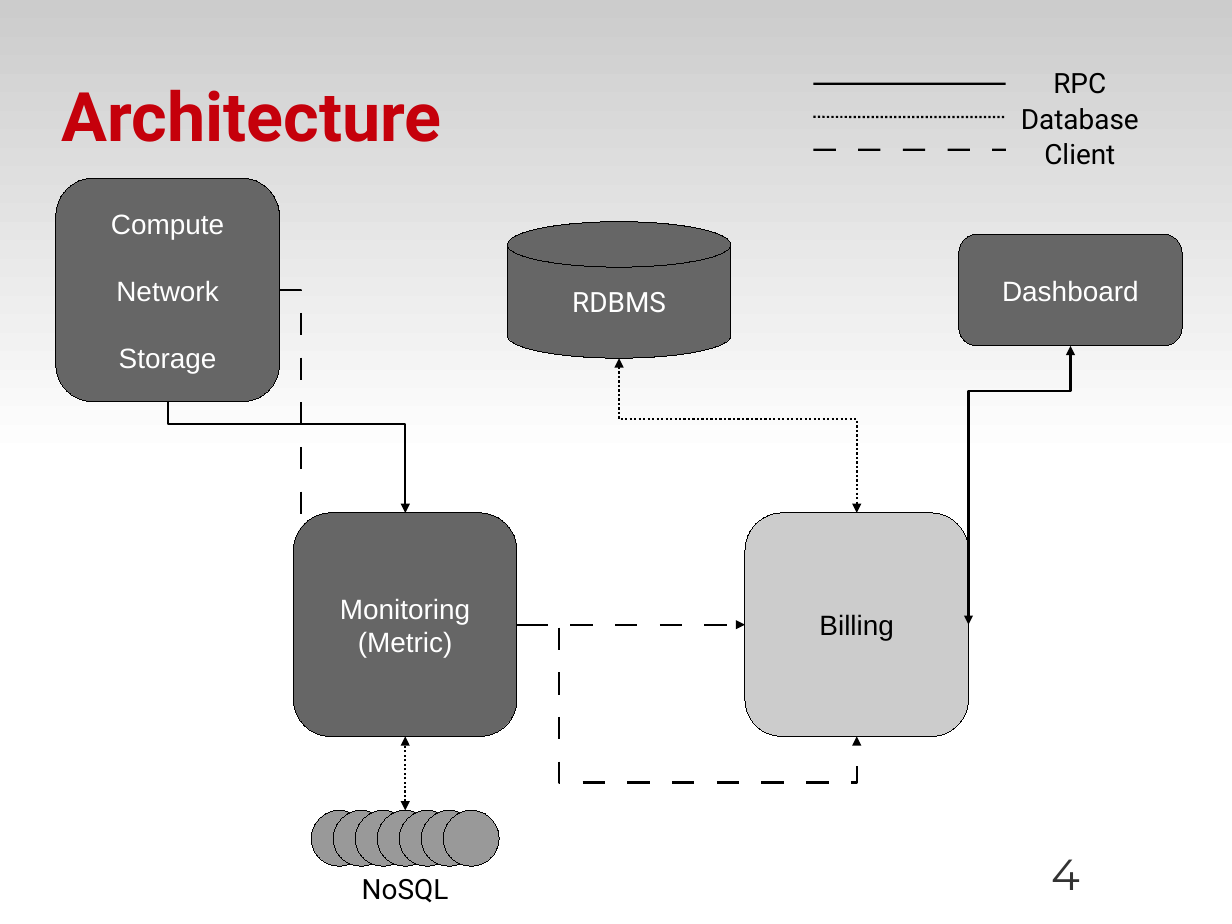
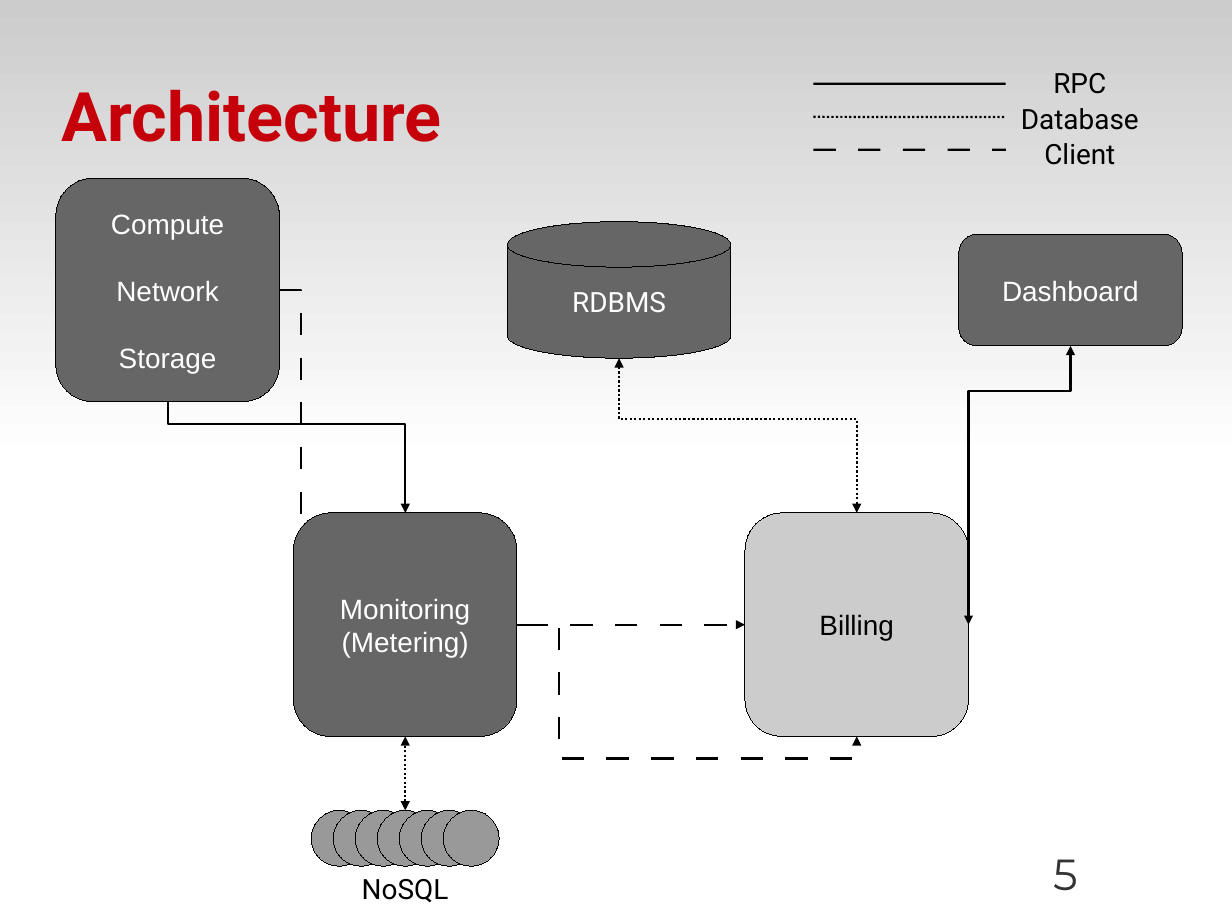
Before and after one commit to zyluo/talk-OSDS-2012, a slide deck: slide 5 of OSDS-2012-SF-dough-LZY.odp (slide 4 before the commit). Drawn at 1232x924 pixels with LibreOffice and Linux fonts; fonts in the diff are those of the drawing; background and template pictures are left out. Boxes give left, top, right and bottom in pixels: in the first picture for what was removed or moved away, otherwise in the second. Text is boxed around its words. In the diff, an @@ line names an element or a change of style, - is before the commit and + after.

Commit message:
Add design concepts, fix typos

```diff
--- a/OSDS-2012-SF-dough-LZY.odp
+++ b/OSDS-2012-SF-dough-LZY.odp
@@ elbow arrow (518, 625) - (857, 737): route changed @@
@@ text in rounded rectangle at (x1=342, y1=632, x2=469, y2=657): text changed @@
-(Metric)
+(Metering)
@@ page number at (x1=1053, y1=859, x2=1078, y2=891): text changed @@
-4
+5
```
Also in this commit, not shown: 9 other slides changed, 1 slide added.
